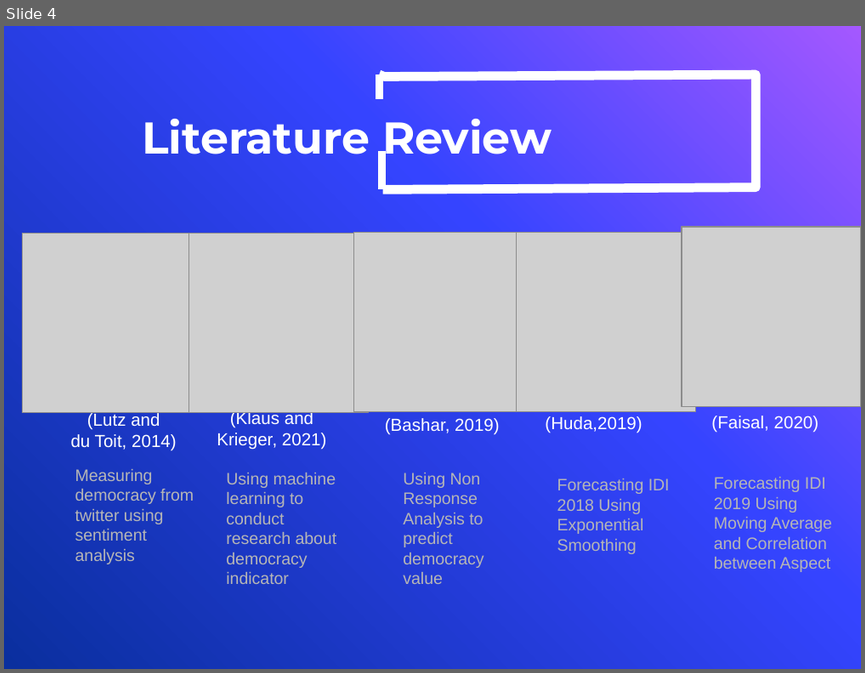
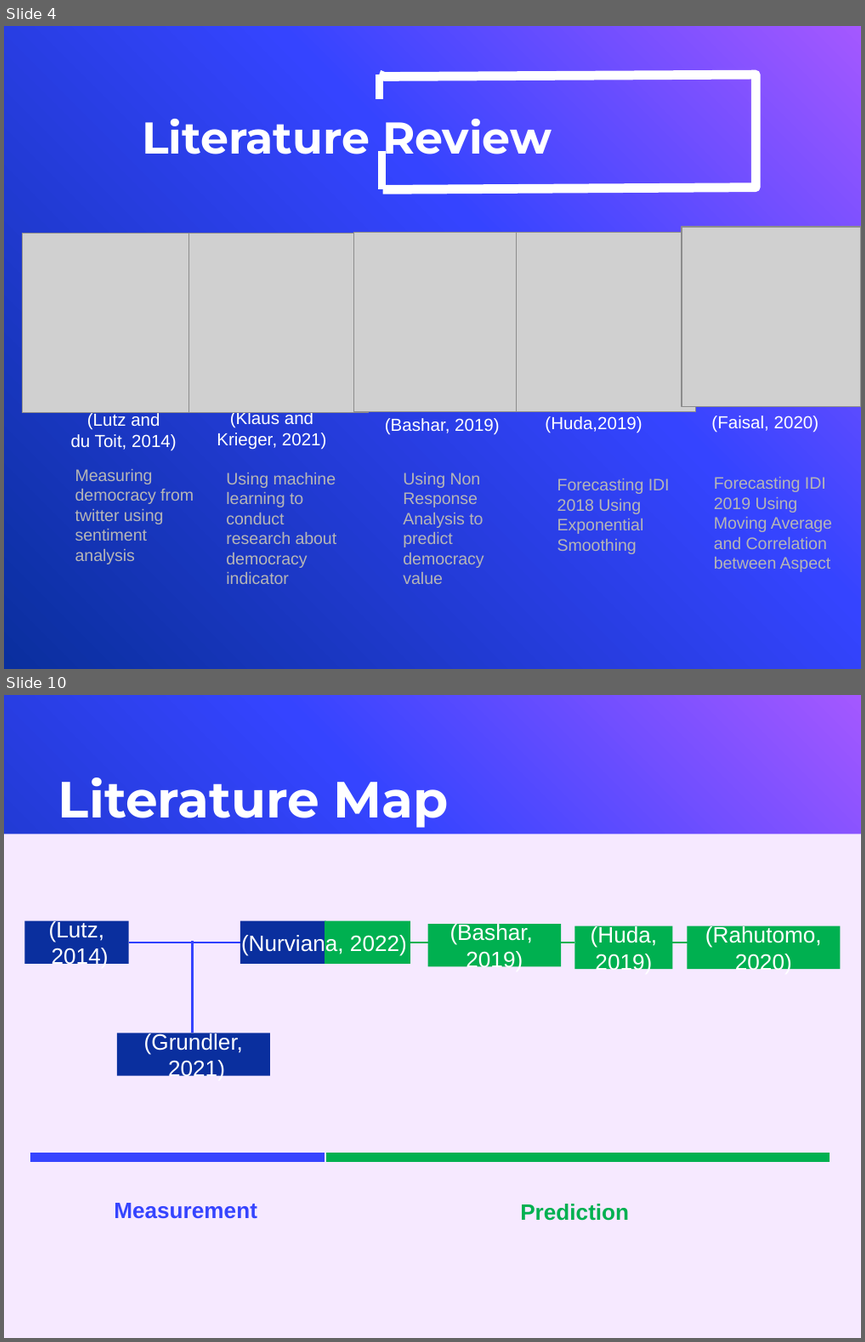
Before and after one commit to novanurviana/catatanbimbingan, a slide deck: bab 1.pptx. Shown one above the other, each under a label of ours: slide 4 before the commit, slides 4 and 10 after it; the slides between them are not shown. The pictures are 865x673 and 865x1342 pixels, drawn with LibreOffice and Linux fonts; fonts in the diff are those of the drawing; grey boxes stand for pictures; background and template pictures are left out. Boxes give left, top, right and bottom in pixels: in the first picture for what was removed or moved away, otherwise in the second. Text is boxed around its words. In the diff, an @@ line names an element or a change of style, - is before the commit and + after.

```diff
--- a/bab 1.pptx
+++ b/bab 1.pptx
@@ slide 10 added at bbox=[4, 695, 861, 1338], background picture (left out) @@
@@ title added at bbox=[58, 777, 449, 828], 32 pt, text #FFFFFF, bold @@
+Literature Map
@@ rectangle added at bbox=[4, 834, 861, 1338], fill #F6E9FF @@
@@ rectangle added at bbox=[24, 921, 128, 964], fill #0A2F9E, 14 pt, text #FFFFFF @@
+(Lutz,
+2014)
@@ rectangle added at bbox=[240, 921, 326, 964], fill #0A2F9E @@
@@ rectangle added at bbox=[325, 921, 410, 964], fill #00B050 @@
@@ rectangle added at bbox=[428, 924, 561, 966], fill #00B050, 14 pt, text #FFFFFF @@
+(Bashar,
+2019)
@@ line added from (128, 941) to (240, 941), #2F3EFE 1.5 pt @@
@@ line added from (193, 941) to (193, 1033), #3544FF 1.5 pt @@
@@ text added at bbox=[241, 933, 407, 956], 14 pt, text #FFFFFF @@
+(Nurviana, 2022)
@@ line added from (405, 941) to (432, 941), #00B050 1.5 pt @@
@@ line added from (548, 941) to (575, 941), #00B050 1.5 pt @@
@@ rectangle added at bbox=[575, 925, 674, 968], fill #00B050, 14 pt, text #FFFFFF @@
+(Huda, 2019)
@@ line added from (664, 941) to (692, 941), #00B050 1.5 pt @@
@@ rectangle added at bbox=[687, 925, 840, 968], fill #00B050, 14 pt, text #FFFFFF @@
+(Rahutomo, 2020)
@@ rectangle added at bbox=[117, 1033, 270, 1076], fill #0A2F9E, 14 pt, text #FFFFFF @@
+(Grundler,
+2021)
@@ line added from (30, 1157) to (325, 1157), #3544FF 6 pt @@
@@ line added from (326, 1157) to (830, 1157), #00B050 6 pt @@
@@ text added at bbox=[114, 1202, 257, 1219], 14 pt, text #3544FF, bold @@
+Measurement
@@ text added at bbox=[520, 1203, 629, 1220], 14 pt, text #00B050, bold @@
+Prediction
```
Also in this commit, not shown: 6 other slides added, 2 other files.
